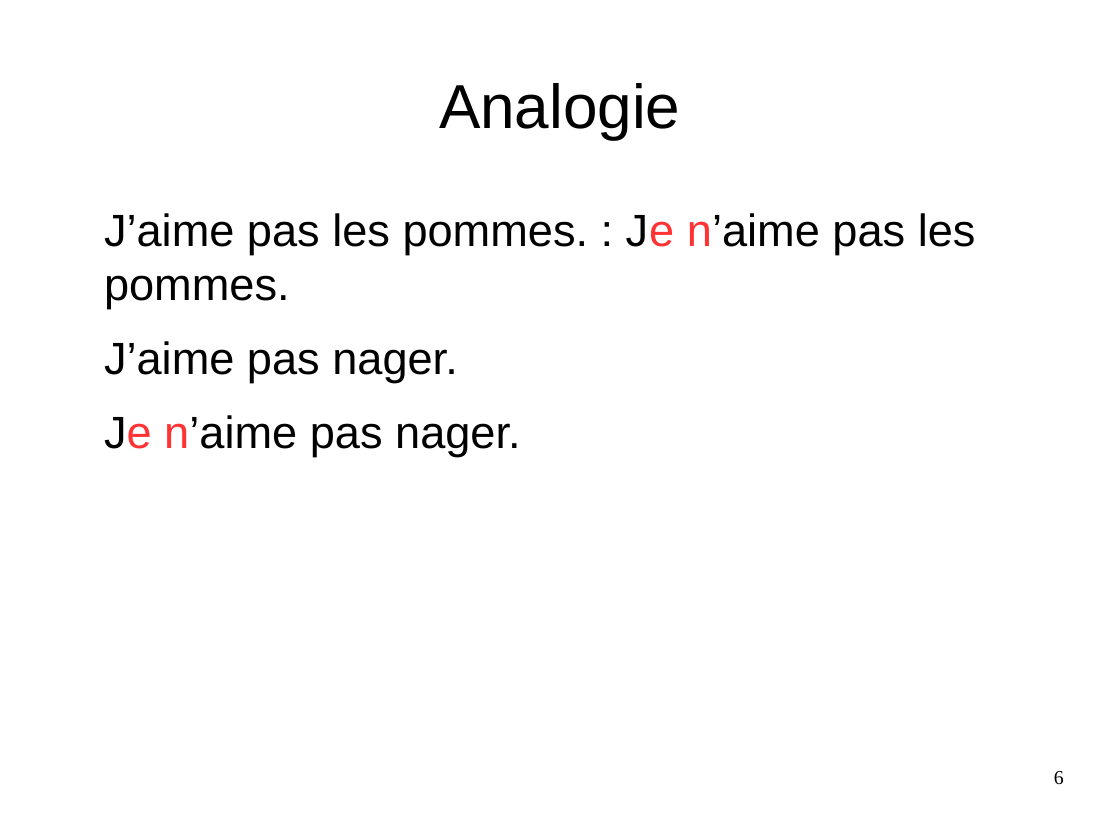
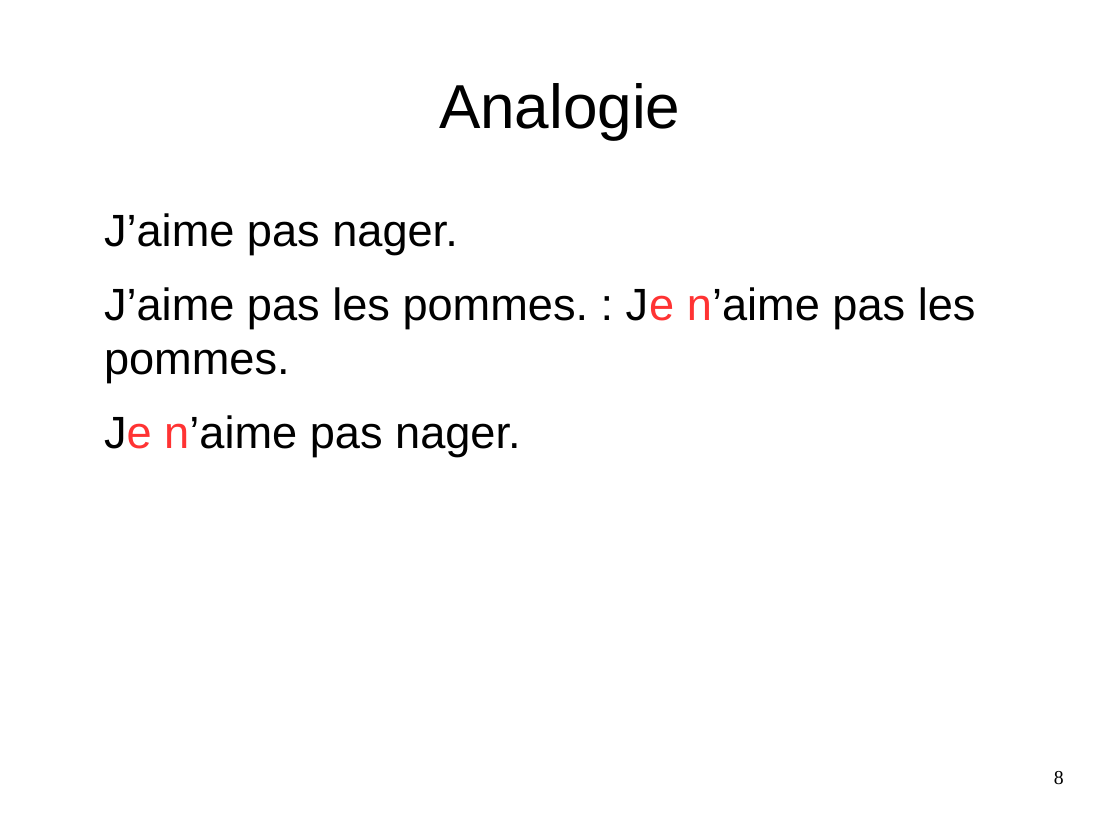
Before and after one commit to Sle3pingForest/StageL3, a slide deck: slide 8 of RapportAndre/Pres.odp (slide 6 before the commit). Drawn at 1120x840 pixels with LibreOffice and Linux fonts; fonts in the diff are those of the drawing. Boxes give left, top, right and bottom in pixels: in the first picture for what was removed or moved away, otherwise in the second. Text is boxed around its words. In the diff, an @@ line names an element or a change of style, - is before the commit and + after.

```diff
--- a/RapportAndre/Pres.odp
+++ b/RapportAndre/Pres.odp
@@ text at <box>104,213,457,254</box>: paragraph added @@
+J’aime pas nager.
@@ text at <box>104,341,457,383</box>: paragraph removed @@
-J’aime pas nager.
@@ page number at <box>1054,771,1064,785</box>: text changed @@
-6
+8
```
Also in this commit, not shown: 5 other slides changed, 1 slide added, 1 slide removed, 1 other file.
